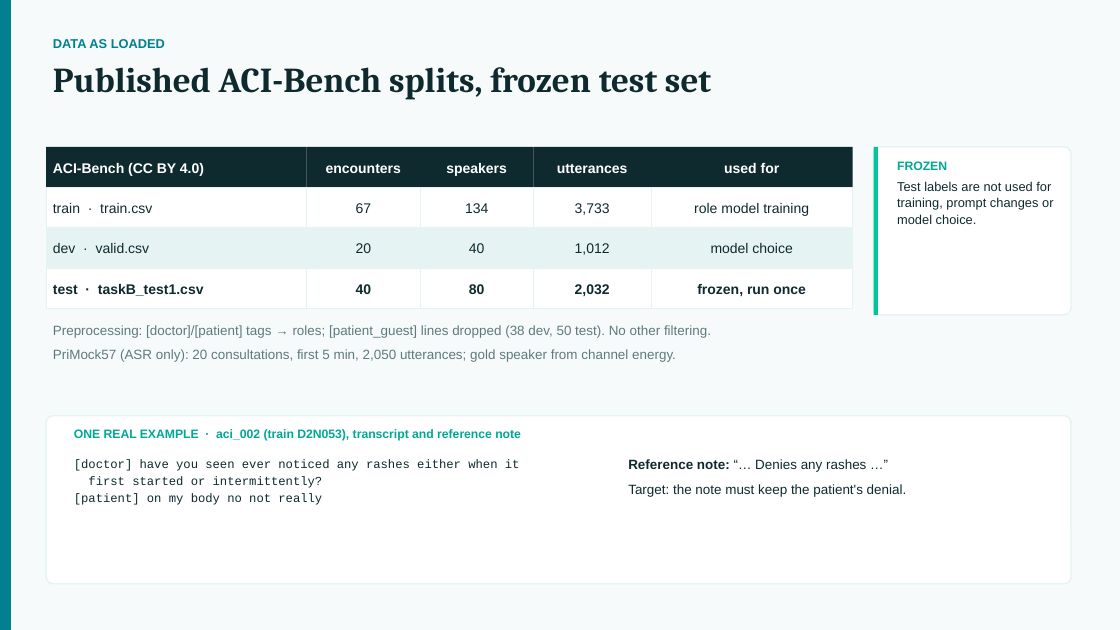
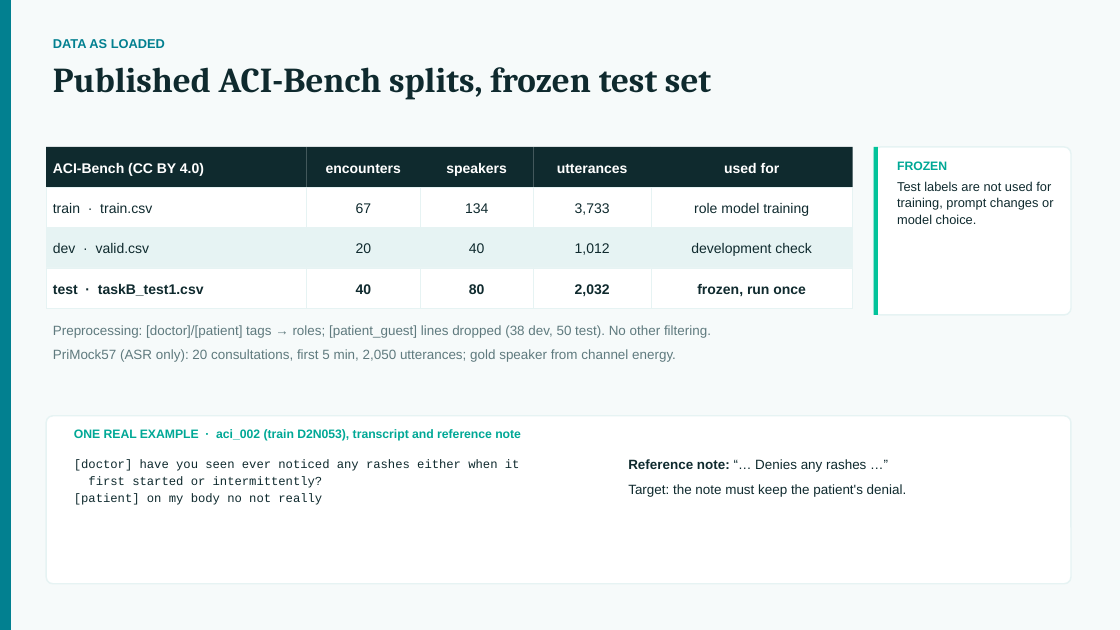
Before and after one commit to Pikseel/medscribe, a slide deck: slide 3 of results/medscribe_midproject.pptx. Drawn at 1120x630 pixels with LibreOffice and Linux fonts; fonts in the diff are those of the drawing. Boxes give left, top, right and bottom in pixels: in the first picture for what was removed or moved away, otherwise in the second. Text is boxed around its words. In the diff, an @@ line names an element or a change of style, - is before the commit and + after.

```diff
--- a/results/medscribe_midproject.pptx
+++ b/results/medscribe_midproject.pptx
@@ text at (691,243,811,256): text changed @@
-model choice
+development check
```
Also in this commit, not shown: 7 other slides changed, 4 other files.
